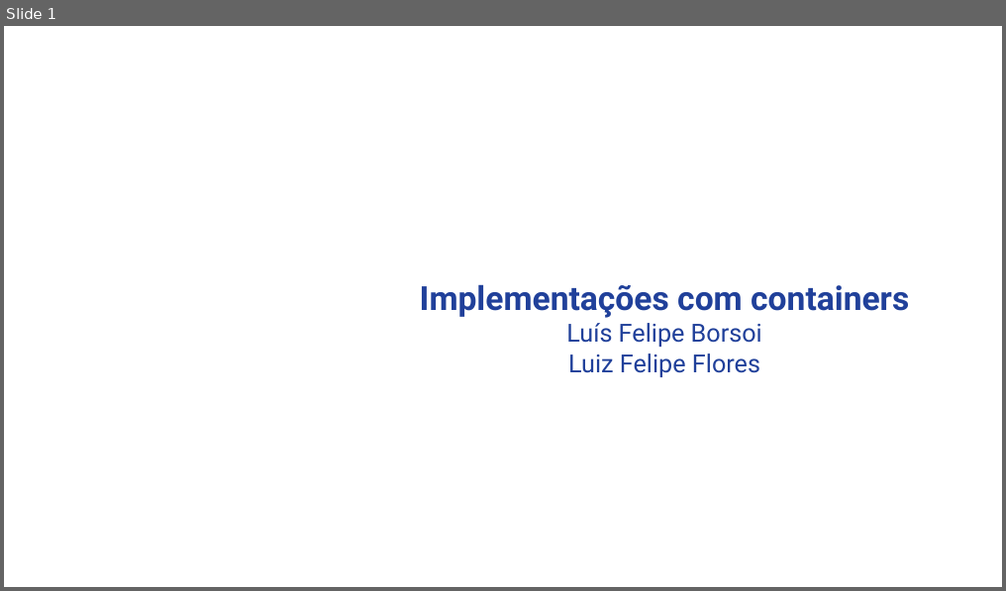
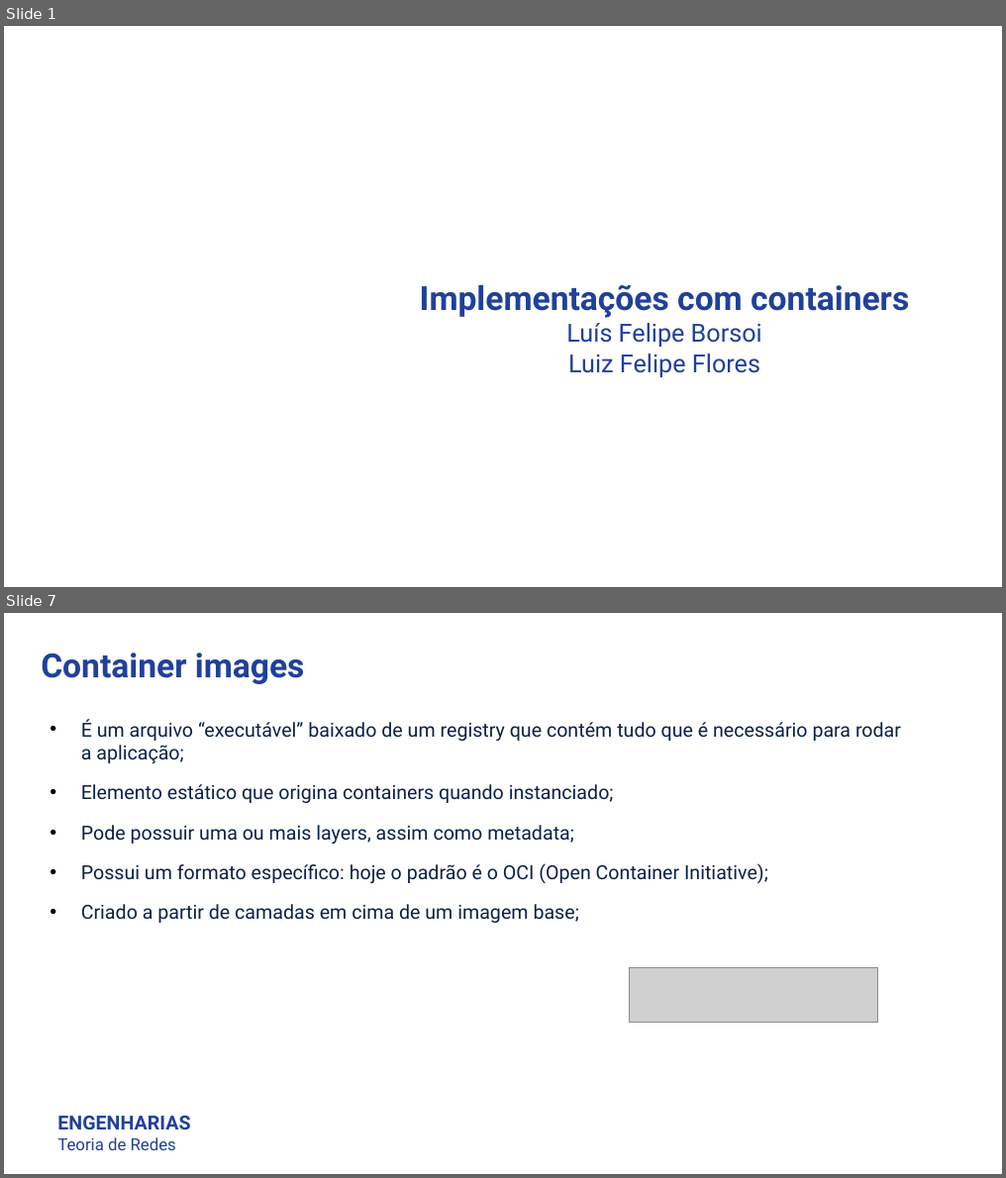
Before and after one commit to luisfelipe998/docker-demo, a slide deck: LuisFelipeBorsoi_LuizFelipeFlores_TGB.pptx. Shown one above the other, each under a label of ours: slide 1 before the commit, slides 1 and 7 after it; the slides between them are not shown. The pictures are 1006x591 and 1006x1178 pixels, drawn with LibreOffice and Linux fonts; fonts in the diff are those of the drawing; grey boxes stand for pictures; background and template pictures are left out. Boxes give left, top, right and bottom in pixels: in the first picture for what was removed or moved away, otherwise in the second. Text is boxed around its words. In the diff, an @@ line names an element or a change of style, - is before the commit and + after.

```diff
--- a/LuisFelipeBorsoi_LuizFelipeFlores_TGB.pptx
+++ b/LuisFelipeBorsoi_LuizFelipeFlores_TGB.pptx
@@ slide 7 added at [4, 613, 1002, 1174], background #FFFFFF @@
@@ text added at [41, 653, 305, 684], 24 pt, text #20409A, bold @@
+Container images
@@ text added at [81, 719, 901, 923], 14 pt, text #0B214A @@
+• É um arquivo “executável” baixado de um registry que contém tudo que é necessário para rodar a aplicação;
+• Elemento estático que origina containers quando instanciado;
+• Pode possuir uma ou mais layers, assim como metadata;
+• Possui um formato específico: hoje o padrão é o OCI (Open Container Initiative);
+• Criado a partir de camadas em cima de um imagem base;
@@ picture added at [629, 968, 878, 1023] @@
@@ text added at [57, 1116, 190, 1151], 12 pt, text #20409A @@
+ENGENHARIAS
+Teoria de Redes
```
Also in this commit, not shown: 3 slides changed, 25 other slides added, 4 other files.
